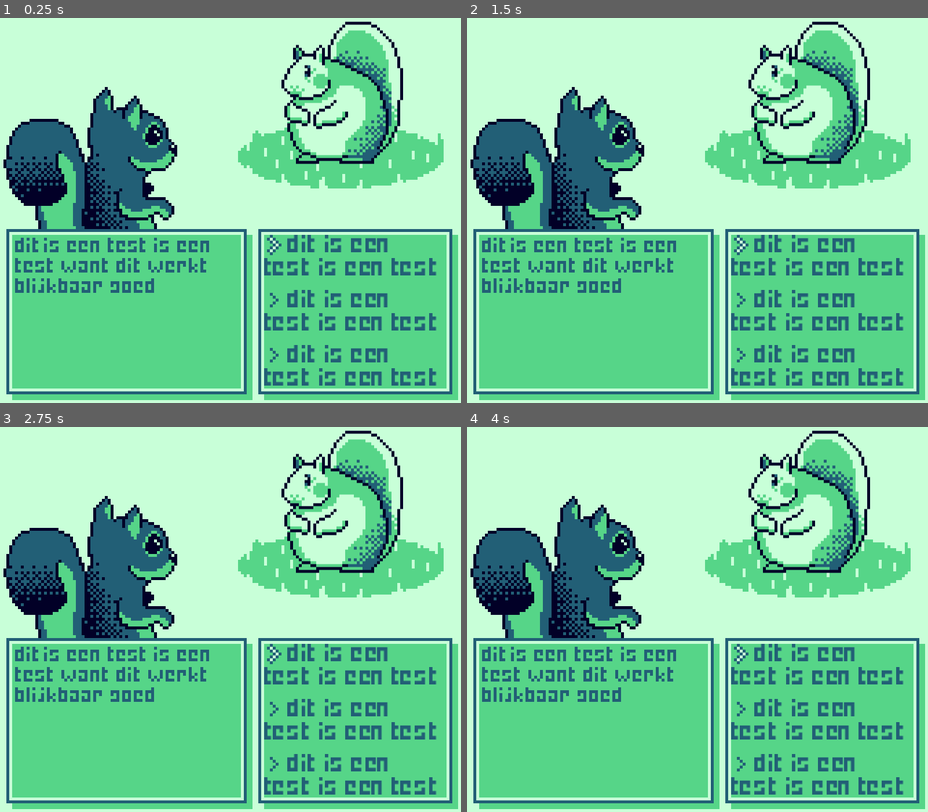
Above: before the commit, frames 1-4 (two rows, left to right).
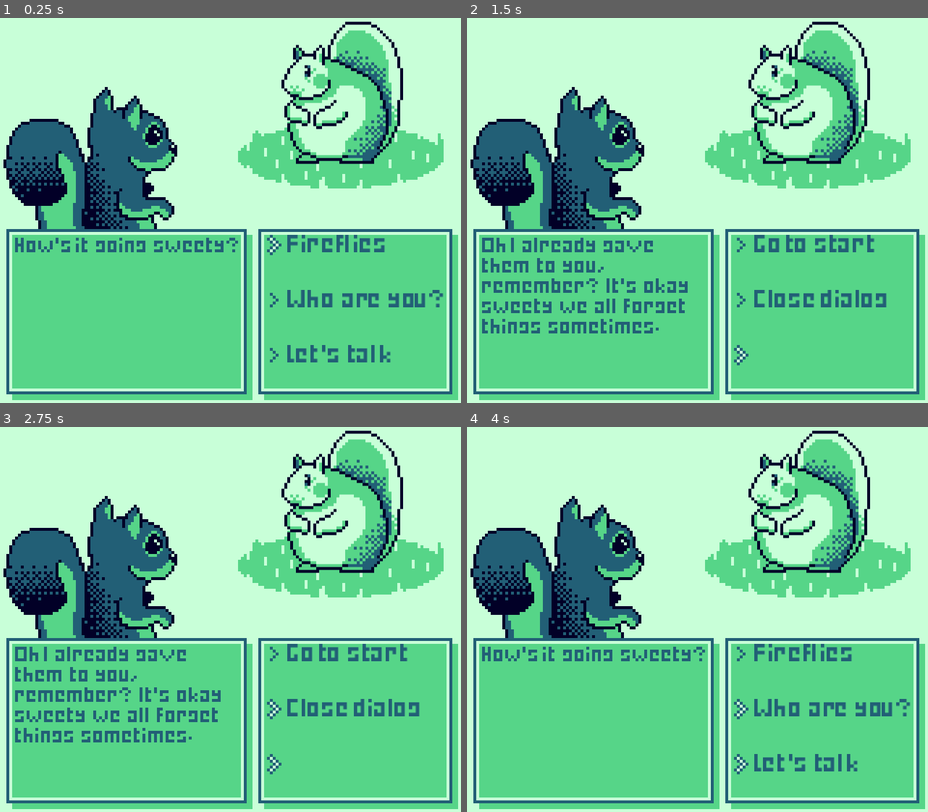
Above: after the commit, the same moments.

Repository: livcl-be/Nut-Digger
Game: Godot game, scene res://scenes/dialog.tscn
The game is run twice, just before and just after one commit, with the same random seed, the same clock (stepped at 60 frames per second) and the same inputs. This scene is started directly instead of the project's main scene.
Inputs (mouse positions are in pixels of both pictures, inside the frame that each line leads up to):
- Up to frame 1 (0.25 s): no input
- Up to frame 2 (1.5 s): tap Enter at 0.5 s; move the mouse to (798, 172) at 0.52 s; hold W (GB_up) from 0.53 s (still down); right-click (798, 172) at 0.6 s; tap Space at 1.25 s; move the mouse to (605, 214) at 1.27 s; right-click (605, 214) at 1.35 s
- Up to frame 3 (2.75 s): tap Enter at 2 s; move the mouse to (276, 511) at 2.02 s; release W (GB_up) at 2.03 s; hold S (GB_down) from 2.03 s (still down); right-click (276, 511) at 2.1 s
- Up to frame 4 (4 s): tap Space at 2.75 s; move the mouse to (674, 684) at 2.77 s; release S (GB_down) at 2.78 s; hold W (GB_up) from 2.78 s (still down); right-click (674, 684) at 2.85 s; tap Enter at 3.5 s; move the mouse to (835, 665) at 3.52 s; right-click (835, 665) at 3.6 s

The runs differ from the first frame. In frame 1, 5.7% of the frame differs, in the area x 3-97%, y 56-96%; in frame 2, 7.2%; in frame 3, 7.2%, in the area x 3-95%, y 56-96%; in frame 4, 5.9%.
Error before the commit: Parse Error: Function "has_collected_ring()" not found in base self. (res://scripts/dialog.gd:106)

Commit message:
Dialog scene switching

Diff:
--- a/project.godot
+++ b/project.godot
@@ -14,6 +14,10 @@
 run/main_scene="uid://vso7oteuvmld"
 config/features=PackedStringArray("4.7", "GL Compatibility")
 config/icon="res://icon.svg"
+
+[autoload]
+
+Global="*uid://ep40pvx501ve"
 
 [display]
 
--- a/scenes/dialog.tscn
+++ b/scenes/dialog.tscn
@@ -6,12 +6,14 @@
 [ext_resource type="FontFile" uid="uid://bf30wbxxprmdl" path="res://assets/aseprite-mini.otf" id="3_tmfn4"]
 [ext_resource type="Texture2D" uid="uid://bf6o75awyjwsy" path="res://assets/dialog/Dialogue_billie.png" id="3_ygo2i"]
 [ext_resource type="Texture2D" uid="uid://bp7lngldevtai" path="res://assets/dialog/Dalogue_buttons_highlighted.png" id="4_auqi6"]
+[ext_resource type="Texture2D" uid="uid://cxq4n0aleqece" path="res://assets/dialog/Dialogue_francis.png" id="4_ygo2i"]
 [ext_resource type="Texture2D" uid="uid://dq3myy2g7e7i" path="res://assets/dialog/Dalogue_buttons_neutral.png" id="5_lar43"]
 
 [node name="Dialog" type="Node2D" unique_id=284389127]
 script = ExtResource("1_tmfn4")
 NPC_AUGUST_IMAGE = ExtResource("2_owmcw")
 NPC_BILLIE_IMAGE = ExtResource("3_ygo2i")
+NPC_FRANCIS_IMAGE = ExtResource("4_ygo2i")
 ANSWER_HIGHLIGHTED = ExtResource("4_auqi6")
 ANSWER_NOT_HIGHLIGHTED = ExtResource("5_lar43")
 
--- a/scripts/Globals.gd
+++ /dev/null
@@ -1,11 +0,0 @@
-extends Node
-
-class_name Globals
-
-static var has_ring: bool = false
-
-static func collected_ring():
-	has_ring = true
-
-static func has_collected_ring() -> bool:
-	return has_ring
--- a/scripts/dialog.gd
+++ b/scripts/dialog.gd
@@ -22,7 +22,6 @@
 
 var selected_npc: int = 0
 var selected_input: int = 0
-var got_ring: bool = false
 
 enum progress {NEUTRAL, FIREFLIES, WHO, LETS, PROPOSE}
 var current_progress: progress = progress.NEUTRAL
@@ -86,8 +85,10 @@
 		1: npc_image.texture = NPC_BILLIE_IMAGE
 		2: npc_image.texture = NPC_FRANCIS_IMAGE
 
-
-
+	selected_npc = Global.selected_npc
+	gave_fireflies = Global.gave_fireflies
+	talked = Global.talked
+	npc_points = Global.npc_points
 
 func _process(delta: float) -> void:
 	_up_down_input()
@@ -103,7 +104,7 @@
 		progress.NEUTRAL:
 			show_question_dialog(dialog[selected_npc]["neutral message"])
 
-			if has_collected_ring():
+			if Global.has_collected_ring():
 				show_answer_dialog(dialog_options_with_propose)
 			else:
 				show_answer_dialog(dialog_options)
@@ -180,13 +181,20 @@
 				elif selected_input == 0:
 					pass # TODO end game
 
+	selected_input = 0
+
 func end_of_dialog_tree():
 	match selected_input:
 		0: current_progress = progress.NEUTRAL
 		1: close_dialog()
 
 func close_dialog():
-	pass  #TODO close dialog screen
+	Global.selected_npc = selected_npc
+	Global.gave_fireflies = gave_fireflies
+	Global.talked = talked
+	Global.npc_points = npc_points
+
+	Global.goback_scene()
 
 
 func _up_down_input():
--- /dev/null
+++ b/scripts/global.gd
@@ -0,0 +1,62 @@
+extends Node
+
+var main_scene: Node = null
+var loaded_scene: Node = null
+
+var has_ring: bool = false
+var collected_fireflies: int = 0
+
+# Dialog non volatile variables
+var selected_npc: int = 0
+var gave_fireflies: Array[bool] = [false, false, false]
+var talked: Array[bool] = [false, false, false]
+var npc_points: Array[int] = [0, 0, 0]
+
+func collected_a_fireflies() -> void:
+	collected_fireflies += 1
+
+func has_collected_all_fireflies() -> bool:
+	return collected_fireflies > 2
+
+func collected_ring() -> void:
+	has_ring = true
+
+func has_collected_ring() -> bool:
+	return has_ring
+
+func _ready():
+	var root: Window = get_tree().root
+	# Using a negative index counts from the end, so this gets the last child node of `root`.
+	main_scene = root.get_child(-1)
+
+func goto_scene(path):
+	# This function will usually be called from a signal callback,
+	# or some other function in the current scene.
+	# Deleting the current scene at this point is
+	# a bad idea, because it may still be executing code.
+	# This will result in a crash or unexpected behavior.
+
+	# The solution is to defer the load to a later time, when
+	# we can be sure that no code from the current scene is running:
+
+	_deferred_goto_scene.call_deferred(path)
+
+
+func _deferred_goto_scene(path):
+	print_debug(main_scene.process_mode)
+	main_scene.process_mode = ProcessMode.PROCESS_MODE_DISABLED
+
+	# Load the new scene.
+	var s = ResourceLoader.load(path)
+
+	# Instantiate the new scene.
+	loaded_scene = s.instantiate()
+	get_tree().root.add_child(loaded_scene)
+	get_tree().current_scene = loaded_scene
+
+func goback_scene():
+	_deferred_goback_scene()
+
+func _deferred_goback_scene():
+	loaded_scene.free()
+	main_scene.process_mode = ProcessMode.PROCESS_MODE_ALWAYS
Binary file added: assets/dialog/Dialogue_francis.png
Not shown, added: assets/dialog/Dialogue_francis.png.import
Not shown, added: scripts/global.gd.uid
